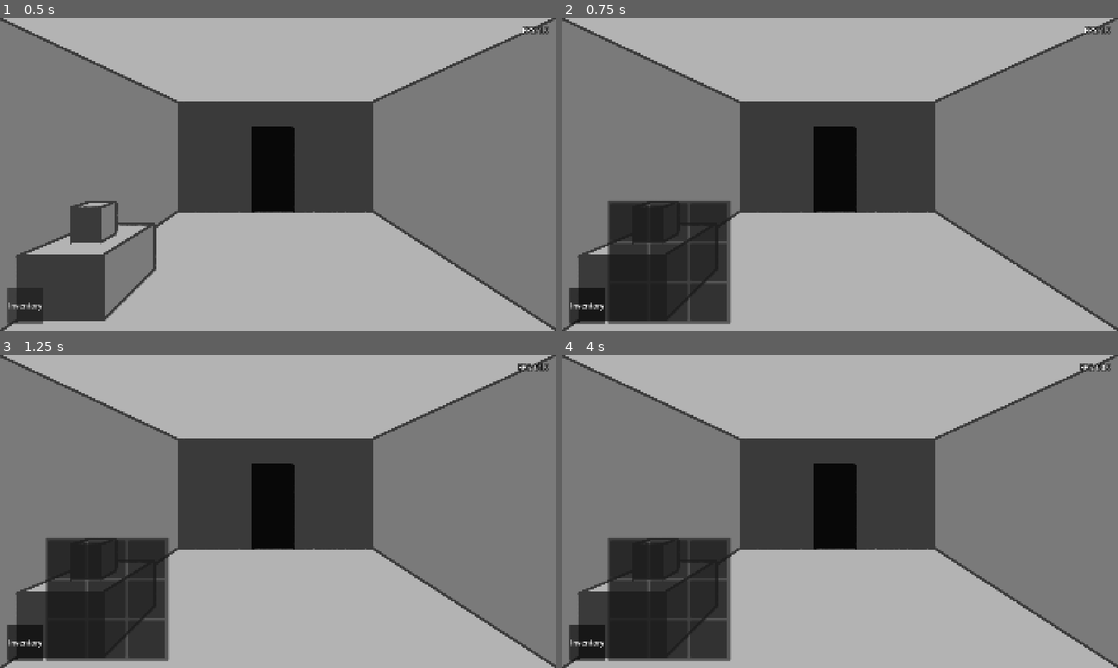
Above: before the commit, frames 1-4 (two rows, left to right).
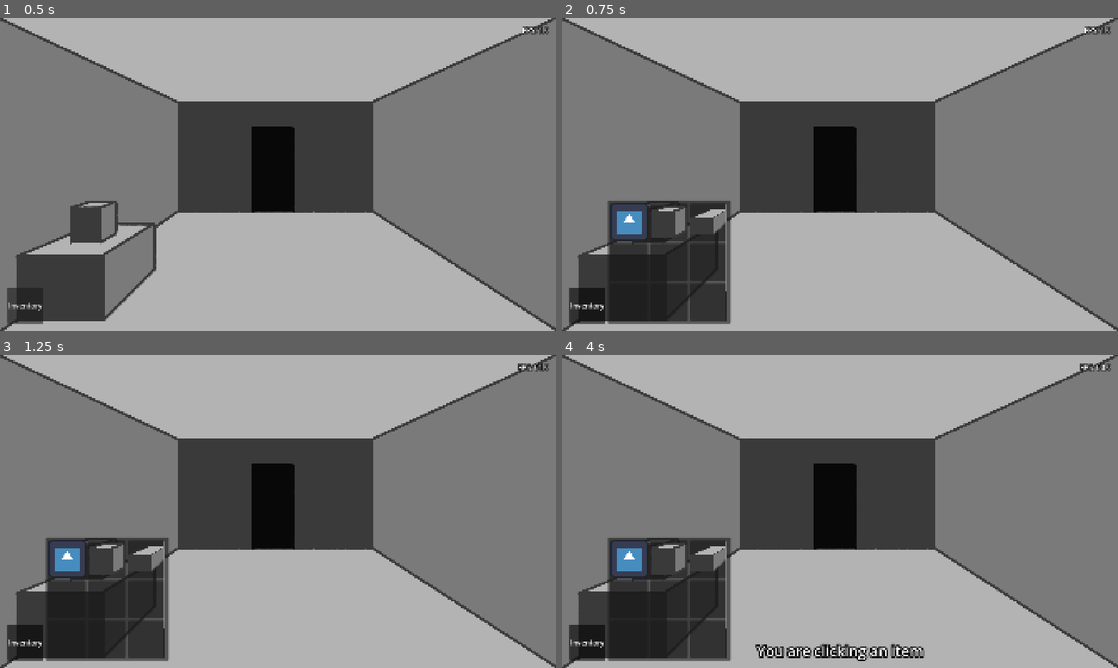
Above: after the commit, the same moments.

Repository: AEther-Frisko/point-n-click-game
Game: Godot game, scene res://shared/scenes/main.tscn
Same seed, same stepped clock (60 frames per second), same inputs: the game is played once before the commit and once after it. The engine's default icon, where the game draws it, is replaced by a stand-in: a white triangle on a blue panel in a dark square.
Inputs (mouse positions are in pixels of both pictures, inside the frame that each line leads up to):
- Up to frame 1 (0.5 s): no input
- Up to frame 2 (0.75 s): click "Inventory" at 0.5 s
- Up to frame 3 (1.25 s): no input
- Up to frame 4 (4 s): click "Inventory" at 1.25 s; click "Inventory" at 2 s; tap Enter at 2.75 s; move the mouse to (645, 608) at 2.77 s; press the mouse at (645, 608) at 2.78 s; tap Space at 3.5 s; move the mouse to (656, 558) at 3.52 s; release the mouse at (656, 558) at 3.53 s; click (656, 558) at 3.6 s

Frame 1 is identical in both runs. In frame 2, 1.4% of the frame differs, in the area x 9-30%, y 59-88%; in frame 3, 1.4%; in frame 4, 2.4%, in the area x 9-66%, y 59-98%.

Commit message:
added additional documentation, inventory automatically closes when switching rooms

Diff:
--- a/entities/doors/door.gd
+++ b/entities/doors/door.gd
@@ -1,4 +1,8 @@
 class_name Door extends Interactable
+## A type of [Interactable] meant for connecting multiple rooms together.
+##
+## Holds a [member destination] [String], which determines which [PackedScene]
+## to load when it is used.
 
 ## Name of the room [PackedScene] to load when this [Door] is used.[br]
 ## For example:[br]
--- a/entities/items/item.gd
+++ b/entities/items/item.gd
@@ -1,4 +1,9 @@
 class_name Item extends Interactable
+## A type of [Interactable] that is stored in the inventory.
+##
+## Since this one is a [Control] node, it doesn't use the standard [ClickableArea]
+## for its inputs. Instead, it uses the [Control]'s built-in click detection.
+## This is mostly to make aligning with other [Control] nodes easier.
 
 ## The [TextureRect] node to visually display the [Item].
 @onready var texture_rect := get_node_or_null("TextureRect")
--- a/entities/items/item_data.gd
+++ b/entities/items/item_data.gd
@@ -1,4 +1,8 @@
 class_name ItemData extends Resource
+## Unique data properties for [Item]s.
+##
+## Right now this is just a [Texture2D], which determines
+## how the item will appear on the screen.
 
 ## Emitted when the [member texture] changes.
 signal texture_changed()
--- a/entities/props/prop.gd
+++ b/entities/props/prop.gd
@@ -1,5 +1,9 @@
 @tool # allows sprites and collision shapes to show up in the editor
 class_name Prop extends Interactable
+## A type of [Interactable] for objects that appear in the game world.
+##
+## Right now these are a sprite with a description, but later they will
+## be able to hold items and have states.
 
 ## Data properties for the [Prop].
 @export var prop_data: PropData
--- a/entities/props/prop_data.gd
+++ b/entities/props/prop_data.gd
@@ -1,5 +1,8 @@
 @tool
 class_name PropData extends Resource
+## Unique data properties for [Prop]s.
+##
+## Right now this is a [Texture2D] and a description [String].
 
 ## Emitted when the [member texture] changes.
 signal texture_changed()
--- a/shared/scenes/main.tscn
+++ b/shared/scenes/main.tscn
@@ -3,6 +3,30 @@
 [ext_resource type="Script" uid="uid://c3w4jva14www2" path="res://systems/ui/gui.gd" id="1_1nha7"]
 [ext_resource type="Script" uid="uid://bbsi6eaaa5bob" path="res://systems/interaction/interaction_manager.gd" id="1_n4xtn"]
 [ext_resource type="PackedScene" uid="uid://2lb4kqnd5vrx" path="res://systems/inventory/inventory.tscn" id="3_n4xtn"]
+[ext_resource type="Script" uid="uid://bjarm57wje3pb" path="res://entities/items/item_data.gd" id="4_wf3vo"]
+[ext_resource type="Texture2D" uid="uid://ck65xypecjrwo" path="res://icon.svg" id="5_fbahk"]
+[ext_resource type="Texture2D" uid="uid://d0udqwdrdcoru" path="res://entities/props/test_prop_2.png" id="6_07545"]
+[ext_resource type="Texture2D" uid="uid://boau6tul4tt8g" path="res://entities/props/test_prop_1.png" id="7_vi2sy"]
+
+[sub_resource type="Resource" id="Resource_755s0"]
+script = ExtResource("4_wf3vo")
+texture = ExtResource("5_fbahk")
+metadata/_custom_type_script = "uid://bjarm57wje3pb"
+
+[sub_resource type="Resource" id="Resource_n6b4t"]
+script = ExtResource("4_wf3vo")
+texture = ExtResource("6_07545")
+metadata/_custom_type_script = "uid://bjarm57wje3pb"
+
+[sub_resource type="Resource" id="Resource_s5l67"]
+script = ExtResource("4_wf3vo")
+texture = ExtResource("7_vi2sy")
+metadata/_custom_type_script = "uid://bjarm57wje3pb"
+
+[sub_resource type="Resource" id="Resource_wf3vo"]
+script = ExtResource("4_wf3vo")
+texture = ExtResource("5_fbahk")
+metadata/_custom_type_script = "uid://bjarm57wje3pb"
 
 [node name="Main" type="Node" unique_id=1543907092]
 
@@ -52,6 +76,7 @@
 [node name="Inventory" parent="GUI/MarginContainer" unique_id=599938922 instance=ExtResource("3_n4xtn")]
 unique_name_in_owner = true
 layout_mode = 2
+items = Array[ExtResource("4_wf3vo")]([SubResource("Resource_755s0"), SubResource("Resource_n6b4t"), SubResource("Resource_s5l67"), null, null, null, null, null, null, SubResource("Resource_wf3vo")])
 
 [node name="ScreenFade" type="ColorRect" parent="GUI" unique_id=1620118203]
 modulate = Color(1, 1, 1, 0)
--- a/systems/interaction/clickable_area.gd
+++ b/systems/interaction/clickable_area.gd
@@ -1,4 +1,8 @@
 class_name ClickableArea extends Area2D
+## A region of 2D space that detects when it has been clicked.
+##
+## A special type of [Area2D] that looks for [InputEvent]s and signals if it is a mouse click.
+## Meant to be attached to [Interactable]s, but can be used on its own as well.
 
 ## Emitted when the attached [CollisionShape2D] is clicked.
 signal clicked()
--- a/systems/interaction/interactable.gd
+++ b/systems/interaction/interactable.gd
@@ -1,4 +1,8 @@
 class_name Interactable extends CanvasItem
+## The base [Interactable] class, which holds basic interaction functionality.
+##
+## Uses a [ClickableArea] to recieve mouse hovering and clicks,
+## and sends out signals depending on what is recieved.
 
 ## Emitted when the attached [ClickableArea] is clicked on.
 signal clicked()
--- a/systems/interaction/interaction_manager.gd
+++ b/systems/interaction/interaction_manager.gd
@@ -1,4 +1,9 @@
 extends Node
+## The main manager for all [Interactable]s in the game.
+##
+## Keeps track of [Interactable]s in the scene and manages how their interactions
+## should affect the game. For example, changing the mouse cursor depending on
+## what kind of [Interactable] is being hovered over.
 
 ## All [Interactable]s in the scene.
 @onready var interactables := get_tree().get_nodes_in_group("interactables")
@@ -113,6 +118,8 @@
 	if is_instance_valid(current_room):
 		current_room.queue_free()
 	reset_interactables()
+	if gui.inventory:
+		gui.inventory.toggle_inventory(false)
 	current_room = null
 
 ## Loads a new room [PackedScene] according to the specified destination [String].
--- a/systems/inventory/inventory.gd
+++ b/systems/inventory/inventory.gd
@@ -1,4 +1,7 @@
 extends Control
+## The main inventory logic.
+##
+## Keeps track of and displays all held items. Can be toggled open/closed.
 
 ## Parent of the main inventory UI.
 @onready var inventory_display: PanelContainer = $InventoryDisplay
@@ -28,10 +31,8 @@
 	add_to_group("interactables")
 	toggle_inventory()
 
-	for slot in range(9):
-		add_slot()
-		if items.size() > slot:
-			slots[slot].item_data = items[slot]
+	for item in items:
+		add_slot(item)
 
 	inventory_display.mouse_entered.connect(_on_mouse_entered.bind(inventory_display))
 	inventory_display.mouse_exited.connect(_on_mouse_exited.bind(inventory_display))
@@ -39,13 +40,16 @@
 	button.mouse_exited.connect(_on_mouse_exited.bind(button))
 
 ## Adds a new [ItemSlot] to the inventory.
-func add_slot() -> void:
+func add_slot(item: ItemData = null) -> void:
 	var slot_instance = item_slot.instantiate()
 	slots.append(slot_instance)
 	inventory_grid.add_child(slot_instance)
 
 	slot_instance.mouse_entered.connect(_on_mouse_entered.bind(slot_instance))
 	slot_instance.mouse_exited.connect(_on_mouse_exited.bind(slot_instance))
+
+	if item:
+		slot_instance.item_data = item
 
 ## Removes an [ItemSlot] from the inventory.
 func remove_slot(slot: ItemSlot) -> void:
@@ -55,6 +59,8 @@
 ## Hides/displays the inventory display panel, by default based on [member button]'s state.
 func toggle_inventory(visibility := button.button_pressed) -> void:
 	inventory_display.visible = visibility
+	if button.button_pressed != visibility:
+		button.button_pressed = visibility
 
 ## Triggered when the [member button] is pressed.
 func _on_button_toggled(toggled_on: bool) -> void:
--- a/systems/inventory/item_slot.gd
+++ b/systems/inventory/item_slot.gd
@@ -1,4 +1,8 @@
 class_name ItemSlot extends PanelContainer
+## A slot for holding an [Item] in the inventory.
+##
+## Can either be empty or hold an item, which is determined by attached [ItemData].
+## I might change it to hold an item directly, I haven't decided which would be better yet.
 
 ## Data properties for the [Item] held by this [ItemSlot], if there is one.
 @export var item_data: ItemData:
--- a/systems/ui/gui.gd
+++ b/systems/ui/gui.gd
@@ -1,4 +1,7 @@
 extends Control
+## The main controller for all GUI functionality.
+##
+## Manages visual changes such as displaying text to the screen, and screen transitions.
 
 ## [Label] for displaying interaction text.
 @onready var text_display: Label = %TextDisplay
